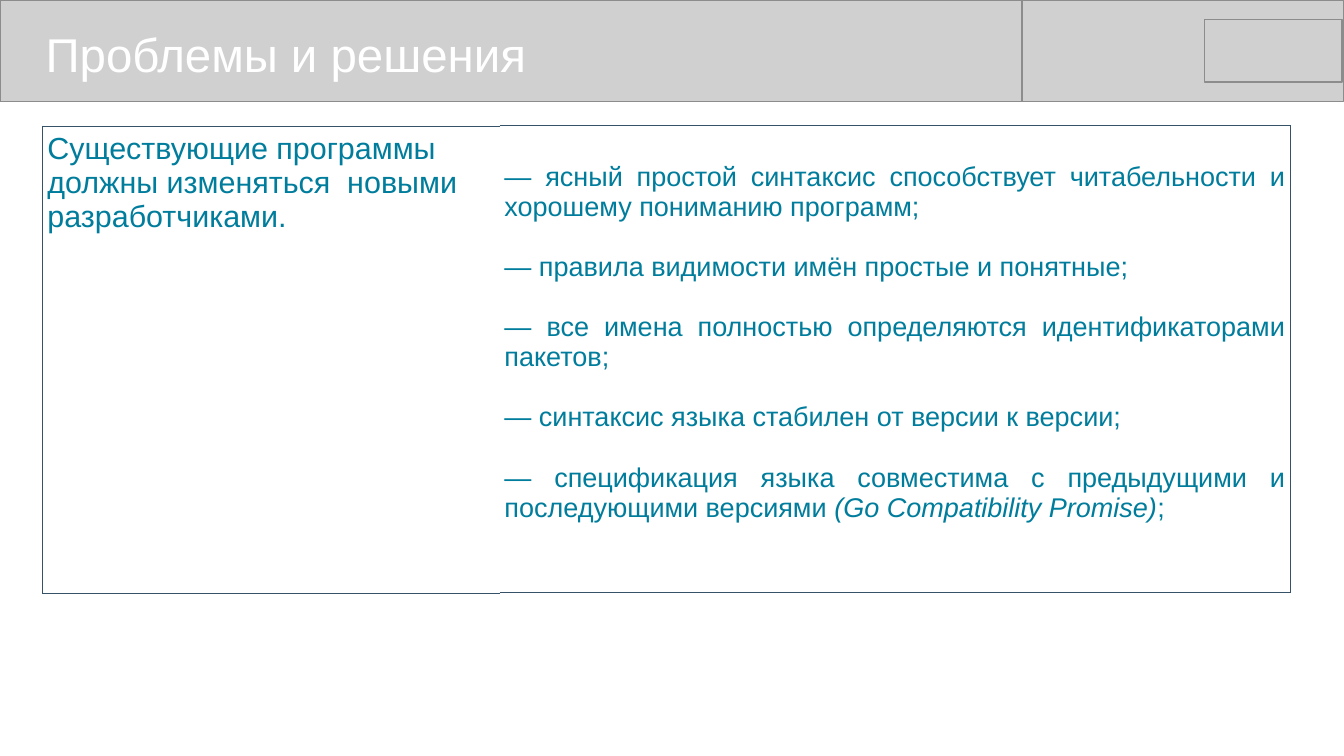
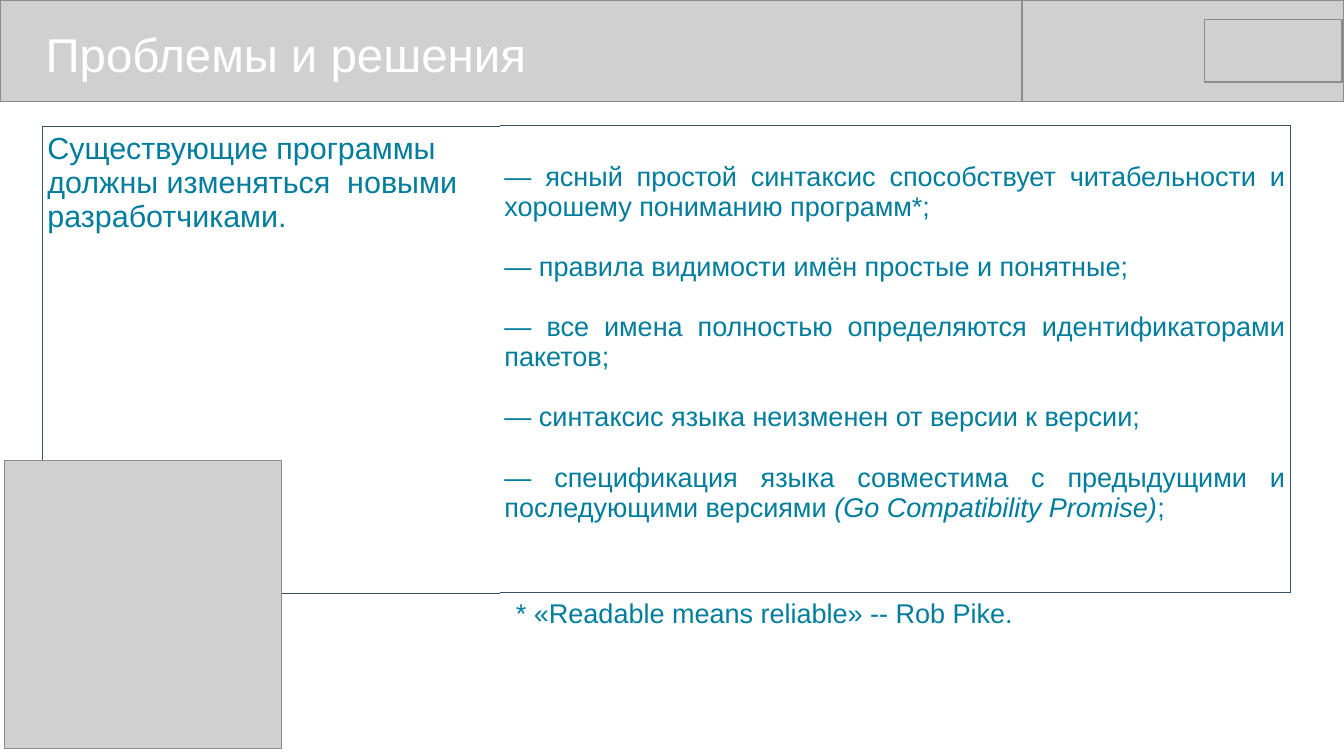
Before and after one commit to mike-shock/Go_language, a slide deck: slide 8 of view/Go_View.odp (slide 7 before the commit). Drawn at 1344x756 pixels with LibreOffice and Linux fonts; fonts in the diff are those of the drawing; grey boxes stand for pictures. Boxes give left, top, right and bottom in pixels: in the first picture for what was removed or moved away, otherwise in the second. Text is boxed around its words. In the diff, an @@ line names an element or a change of style, - is before the commit and + after.

```diff
--- a/view/Go_View.odp
+++ b/view/Go_View.odp
@@ table at bbox=[43, 126, 1292, 556] @@
-row 1, column 2: — ясный простой синтаксис способствует читабельности и хорошему пониманию программ; / — правила видимости имён простые и понятные; / — все имена полностью определяются идентификаторами пакетов; / — синтаксис языка стабилен от версии к версии; / — спецификация языка совместима с предыдущими и последующими версиями (Go Compatibility Promise);
+row 1, column 2: — ясный простой синтаксис способствует читабельности и хорошему пониманию программ*; / — правила видимости имён простые и понятные; / — все имена полностью определяются идентификаторами пакетов; / — синтаксис языка неизменен от версии к версии; / — спецификация языка совместима с предыдущими и последующими версиями (Go Compatibility Promise);
@@ picture added at bbox=[5, 461, 282, 749] @@
@@ text added at bbox=[534, 603, 1013, 624], 16 pt, text #007D9C @@
+* «Readable means reliable» -- Rob Pike.
```
Also in this commit, not shown: 13 other slides changed, 1 slide added, 6 other files.
